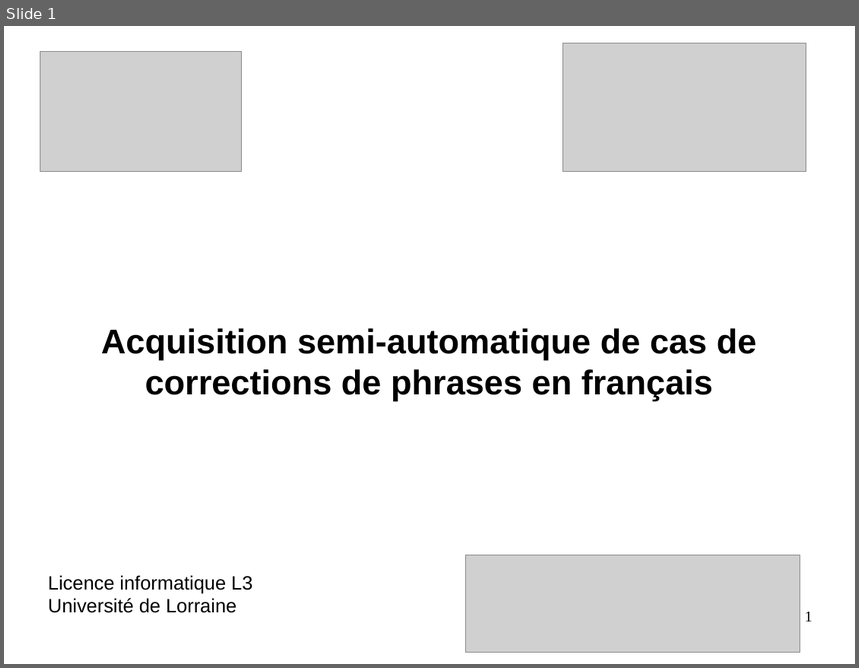
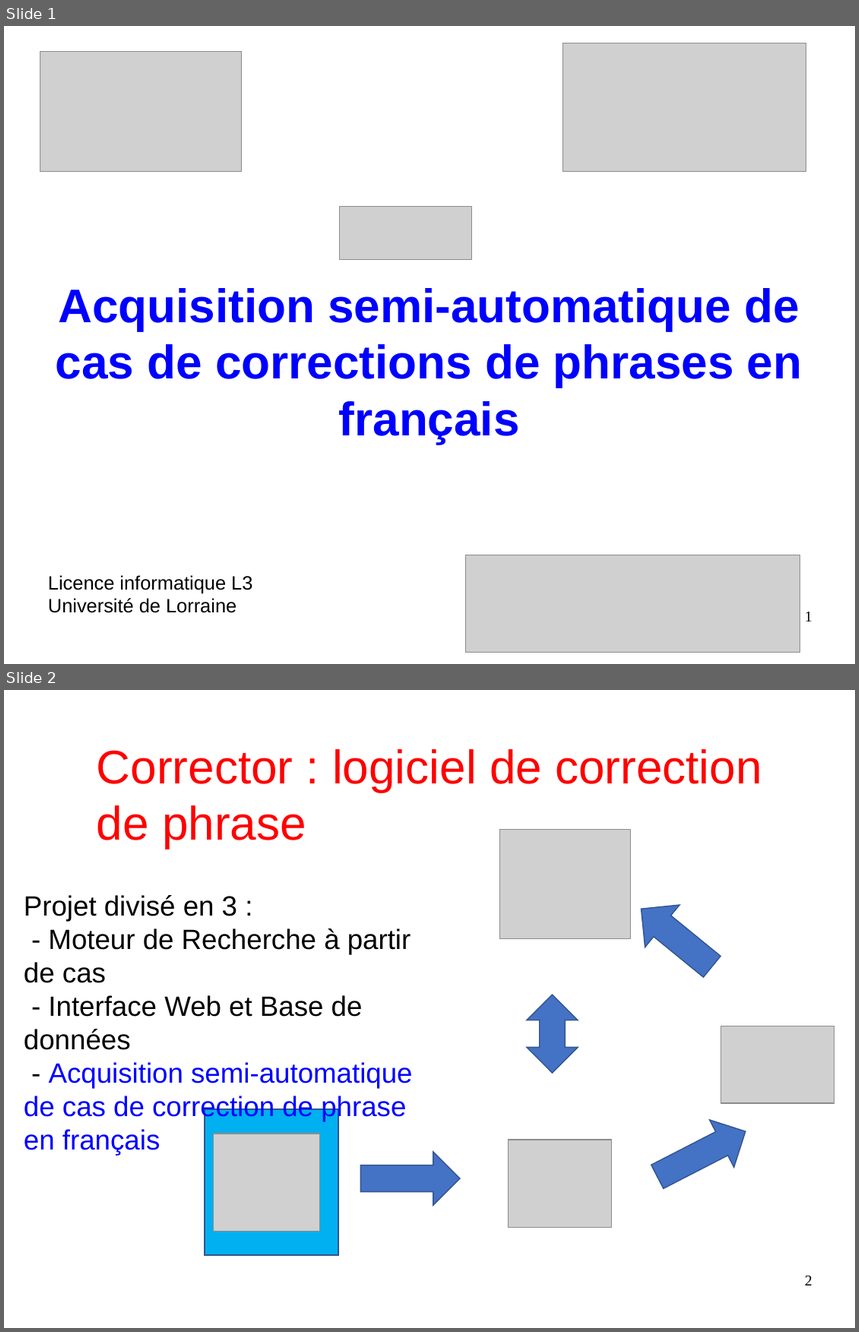
Before and after one commit to Sle3pingForest/StageL3, a slide deck: RapportDamien/presentation.odp. Shown one above the other, each under a label of ours: slide 1 before the commit, slides 1 and 2 after it. The pictures are 859x668 and 859x1332 pixels, drawn with LibreOffice and Linux fonts; fonts in the diff are those of the drawing; grey boxes stand for pictures. Boxes give left, top, right and bottom in pixels: in the first picture for what was removed or moved away, otherwise in the second. Text is boxed around its words. In the diff, an @@ line names an element or a change of style, - is before the commit and + after.

```diff
--- a/RapportDamien/presentation.odp
+++ b/RapportDamien/presentation.odp
@@ slide 2 added at (x1=4, y1=690, x2=855, y2=1328), background #FFFFFF @@
@@ text added at (x1=97, y1=749, x2=762, y2=848), 44 pt, text #FF0000 @@
+Corrector : logiciel de correction de phrase
@@ picture added at (x1=500, y1=830, x2=631, y2=939) @@
@@ right arrow added at (x1=624, y1=888, x2=729, y2=989), fill #4472C4, outline #325490 0.99 pt @@
@@ text added at (x1=24, y1=895, x2=412, y2=1156), 26 pt, text #000000 @@
+Projet divisé en 3 :
+- Moteur de Recherche à partir de cas
+- Interface Web et Base de données
+- Acquisition semi-automatique de cas de correction de phrase en français
@@ up down arrow added at (x1=527, y1=995, x2=578, y2=1073), fill #4472C4, outline #325490 0.99 pt @@
@@ picture added at (x1=721, y1=1026, x2=835, y2=1103) @@
@@ rectangle added at (x1=205, y1=1110, x2=338, y2=1255), fill #00B0F0, outline #325490 0.99 pt @@
@@ down arrow added at (x1=645, y1=1108, x2=758, y2=1201), fill #4472C4, outline #325490 0.99 pt @@
@@ picture added at (x1=213, y1=1134, x2=320, y2=1232) @@
@@ picture added at (x1=509, y1=1141, x2=613, y2=1228) @@
@@ down arrow added at (x1=361, y1=1152, x2=460, y2=1205), fill #4472C4, outline #325490 0.99 pt @@
@@ page number added at (x1=805, y1=1276, x2=813, y2=1286), 14 pt, text #000000 @@
+2
@@ slide 1 changed as well @@
@@ subtitle "Acquisition semi-automatique de cas de ..." at (x1=56, y1=288, x2=802, y2=444): size 32 to 44 pt, text colour #000000 to #0000FF @@
@@ picture added at (x1=339, y1=207, x2=472, y2=260) @@
```
Also in this commit, not shown: 7 other slides changed, 3 other slides added, 1 slide removed, 1 other file.
